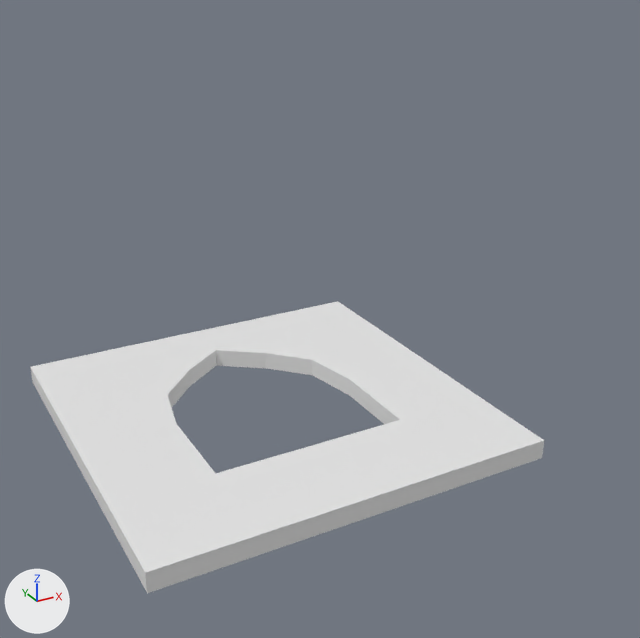
One commit to the Blender file Basic Room/Church Window 4x4x0.2.blend: the scene before it, then after it.
One viewpoint serves both versions: a camera (50 mm lens) standing at (-3.46, -5.43, 4.72) and looking at (0.26, 1.33, 1.33). The axes (+X, +Y, +Z) are drawn at lower left. The lights are the same throughout.

In view in the first picture: 'Church Window 4x4x0.2'.
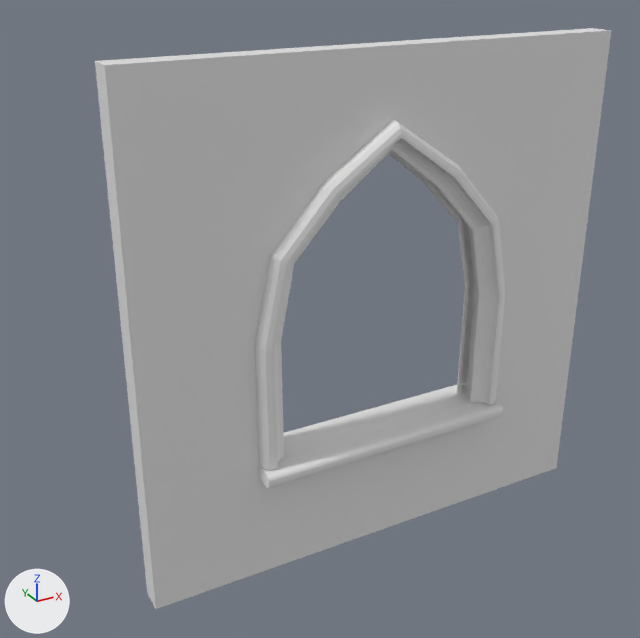
The change in detail:
Mesh me_cube is new.
It has 117 vertices, 96 faces and spans x -1.0..19.5, y -1.0..1.0, z 0.1..23.1.
Mesh me_cube_002 is new.
It has 28 vertices, 16 faces and spans x -1.0..21.4, y -1.0..1.0, z -1.0..1.0.
Object 'Church Window 4x4x0.2' (ob_church_window_4x4x0_2) turns from (0, 0, 0) to (90, 0, 0) degrees about x, y and z.
Object 'Window Frame' (ob_window_frame) is new; it shows me_cube.
Its parent is ob_church_window_4x4x0_2.
Its matrix parent inverse is Matrix(((1.0, 0.0, 0.0, 0.0), (0.0, 0.0, 1.0, 0.0), (0.0, -1.0, 0.0, 0.0), (0.0, 0.0, 0.0, 1.0))).
Its location is (-1.0, -0.204, 1.0).
Its scale is (0.108, 0.106, 0.108).
It gains a MIRROR modifier named 'Mirror'.
Modifier setting: use_axis = (False, True, False).
Modifier setting: mirror_object = ob_mirror.
Object 'Mirror ' (ob_mirror) is new.
Its parent is ob_church_window_4x4x0_2.
Its matrix parent inverse is Matrix(((1.0, 0.0, 0.0, 0.0), (0.0, 0.0, 1.0, 0.0), (0.0, -1.0, 0.0, 0.0), (0.0, 0.0, 0.0, 1.0))).
Its location is (0.0, -0.0977, 0.0).
Object 'Windowsill' (ob_windowsill) is new; it shows me_cube_002.
Its parent is ob_church_window_4x4x0_2.
Its matrix parent inverse is Matrix(((1.0, 0.0, 0.0, 0.0), (0.0, 0.0, 1.0, 0.0), (0.0, -1.0, 0.0, 0.0), (0.0, 0.0, 0.0, 1.0))).
Its location is (-1.011, -0.278, 0.942).
Its scale is (0.099, 0.099, 0.057).
It gains a MIRROR modifier named 'Mirror'.
Modifier setting: use_axis = (False, True, False).
Modifier setting: mirror_object = ob_windowsill_mirror_point.
Object 'Windowsill Mirror Point' (ob_windowsill_mirror_point) is new.
Its parent is ob_church_window_4x4x0_2.
Its matrix parent inverse is Matrix(((1.0, 0.0, 0.0, 0.0), (0.0, 0.0, 1.0, 0.0), (0.0, -1.0, 0.0, 0.0), (0.0, 0.0, 0.0, 1.0))).
Its location is (0.0, -0.1, 0.0).

Where the change shows, as pixel boxes (x1, y1, x2, y2) in the pictures (640 x 638 px):
'Church Window 4x4x0.2', turned
    before: (30, 301, 544, 593)
    after: (95, 28, 612, 609)
'Window Frame', added
    after: (254, 120, 505, 470)
'Windowsill', added
    after: (259, 383, 503, 488)
